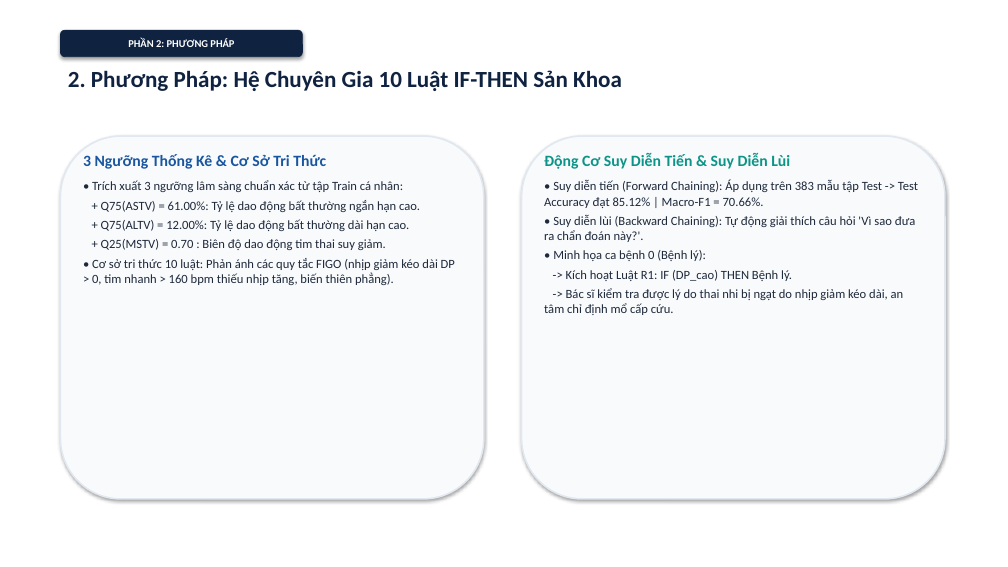
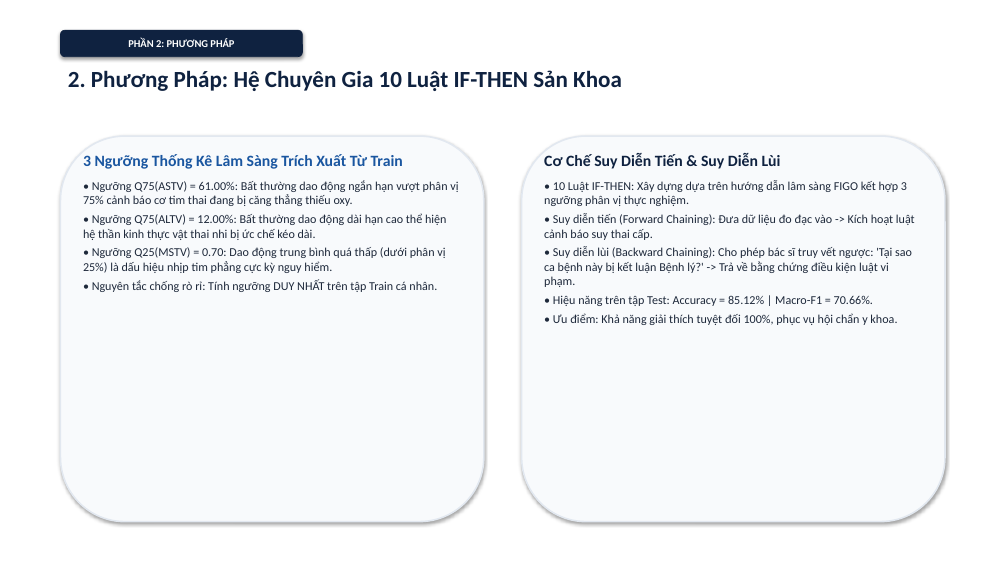
Before and after one commit to Escanor292/caimo, a slide deck: slide 6 of DT69_123000609_SlideThuyetTrinh.pptx. Drawn at 1008x567 pixels with LibreOffice and Linux fonts; fonts in the diff are those of the drawing. Boxes give left, top, right and bottom in pixels: in the first picture for what was removed or moved away, otherwise in the second. Text is boxed around its words. In the diff, an @@ line names an element or a change of style, - is before the commit and + after.

```diff
--- a/DT69_123000609_SlideThuyetTrinh.pptx
+++ b/DT69_123000609_SlideThuyetTrinh.pptx
@@ rounded rectangle resized from (x1=60, y1=136, x2=484, y2=499) to (x1=60, y1=136, x2=484, y2=522) @@
@@ rounded rectangle resized from (x1=522, y1=136, x2=945, y2=499) to (x1=522, y1=136, x2=945, y2=522) @@
@@ text at (x1=83, y1=154, x2=458, y2=292): text changed; size 12 to 11.5 pt @@
-3 Ngưỡng Thống Kê & Cơ Sở Tri Thức
-• Trích xuất 3 ngưỡng lâm sàng chuẩn xác từ tập Train cá nhân:
-+ Q75(ASTV) = 61.00%: Tỷ lệ dao động bất thường ngắn hạn cao.
-+ Q75(ALTV) = 12.00%: Tỷ lệ dao động bất thường dài hạn cao.
-+ Q25(MSTV) = 0.70 : Biên độ dao động tim thai suy giảm.
-• Cơ sở tri thức 10 luật: Phản ánh các quy tắc FIGO (nhịp giảm kéo dài DP > 0, tim nhanh > 160 bpm thiếu nhịp tăng, biến thiên phẳng).
+3 Ngưỡng Thống Kê Lâm Sàng Trích Xuất Từ Train
+• Ngưỡng Q75(ASTV) = 61.00%: Bất thường dao động ngắn hạn vượt phân vị 75% cảnh báo cơ tim thai đang bị căng thẳng thiếu oxy.
+• Ngưỡng Q75(ALTV) = 12.00%: Bất thường dao động dài hạn cao thể hiện hệ thần kinh thực vật thai nhi bị ức chế kéo dài.
+• Ngưỡng Q25(MSTV) = 0.70: Dao động trung bình quá thấp (dưới phân vị 25%) là dấu hiệu nhịp tim phẳng cực kỳ nguy hiểm.
+• Nguyên tắc chống rò rỉ: Tính ngưỡng DUY NHẤT trên tập Train cá nhân.
@@ text at (x1=544, y1=153, x2=915, y2=325): text changed; size 12 to 11.5 pt @@
-Động Cơ Suy Diễn Tiến & Suy Diễn Lùi
-• Suy diễn tiến (Forward Chaining): Áp dụng trên 383 mẫu tập Test -> Test Accuracy đạt 85.12% | Macro-F1 = 70.66%.
-• Suy diễn lùi (Backward Chaining): Tự động giải thích câu hỏi 'Vì sao đưa ra chẩn đoán này?'.
-• Minh họa ca bệnh 0 (Bệnh lý):
--> Kích hoạt Luật R1: IF (DP_cao) THEN Bệnh lý.
--> Bác sĩ kiểm tra được lý do thai nhi bị ngạt do nhịp giảm kéo dài, an tâm chỉ định mổ cấp cứu.
+Cơ Chế Suy Diễn Tiến & Suy Diễn Lùi
+• 10 Luật IF-THEN: Xây dựng dựa trên hướng dẫn lâm sàng FIGO kết hợp 3 ngưỡng phân vị thực nghiệm.
+• Suy diễn tiến (Forward Chaining): Đưa dữ liệu đo đạc vào -> Kích hoạt luật cảnh báo suy thai cấp.
+• Suy diễn lùi (Backward Chaining): Cho phép bác sĩ truy vết ngược: 'Tại sao ca bệnh này bị kết luận Bệnh lý?' -> Trả về bằng chứng điều kiện luật vi phạm.
+• Hiệu năng trên tập Test: Accuracy = 85.12% | Macro-F1 = 70.66%.
+• Ưu điểm: Khả năng giải thích tuyệt đối 100%, phục vụ hội chẩn y khoa.
```
Also in this commit, not shown: 10 other slides changed, 3 slides added, 3 slides removed, 11 other files.
